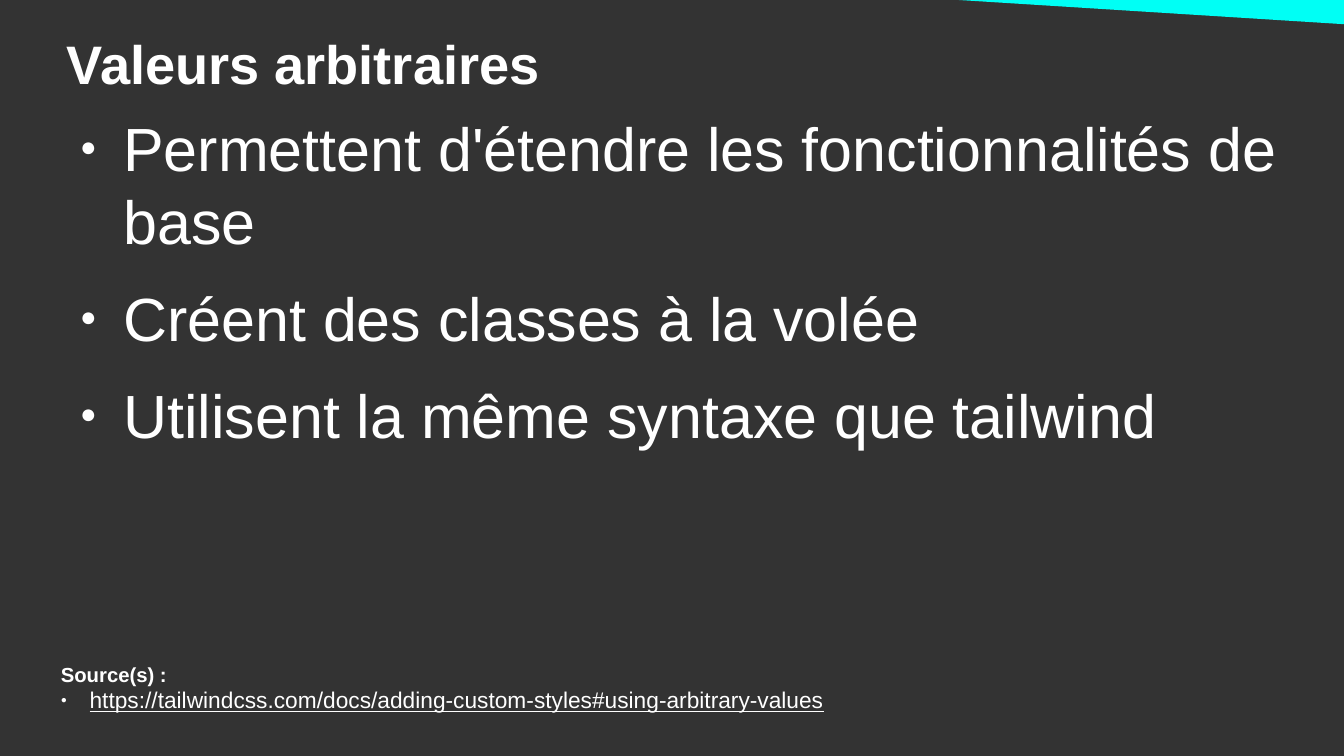
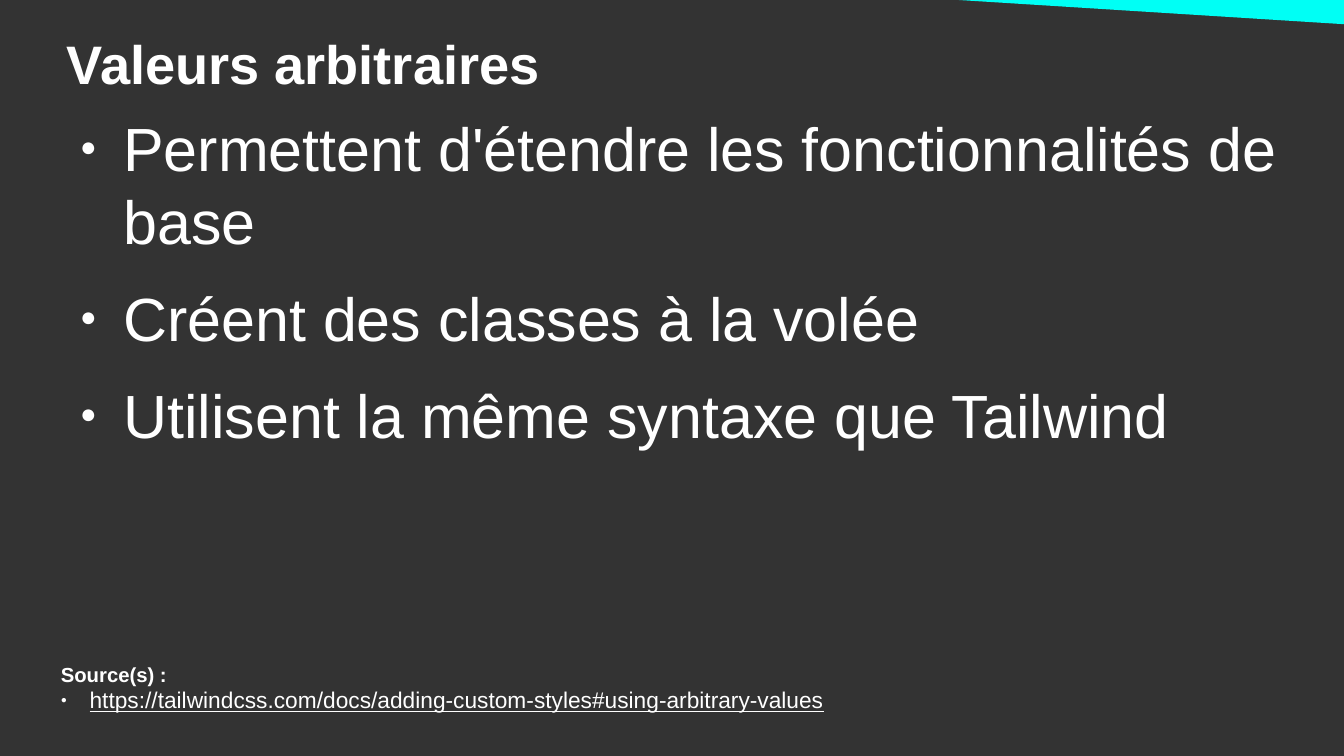
Before and after one commit to DanYellow/cours, a slide deck: slide 34 of integration-web-s2/travaux-pratiques/numero-4/presentation.odp. Drawn at 1344x756 pixels with LibreOffice and Linux fonts; fonts in the diff are those of the drawing. Boxes give left, top, right and bottom in pixels: in the first picture for what was removed or moved away, otherwise in the second. Text is boxed around its words. In the diff, an @@ line names an element or a change of style, - is before the commit and + after.

```diff
--- a/integration-web-s2/travaux-pratiques/numero-4/presentation.odp
+++ b/integration-web-s2/travaux-pratiques/numero-4/presentation.odp
@@ text at (123,393,1169,449): text changed @@
-● Utilisent la même syntaxe que tailwind
+● Utilisent la même syntaxe que Tailwind
```
Also in this commit, not shown: 10 other slides changed, 1 other file.
